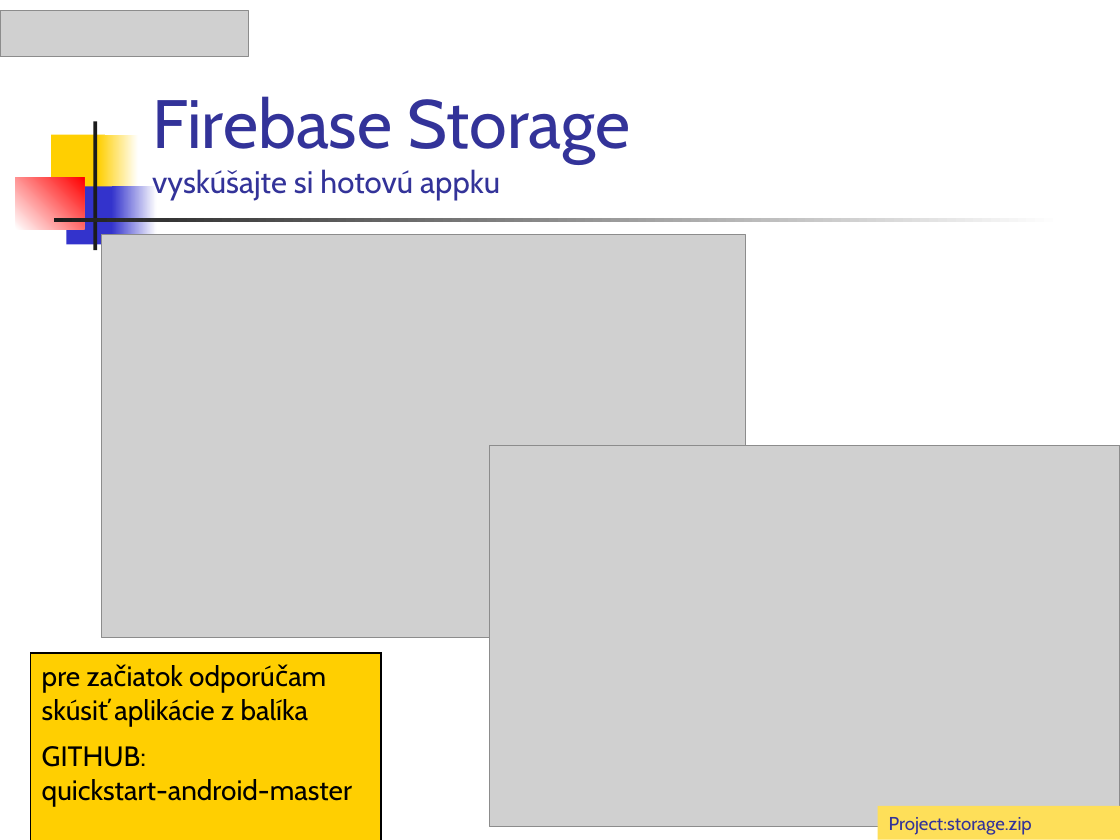
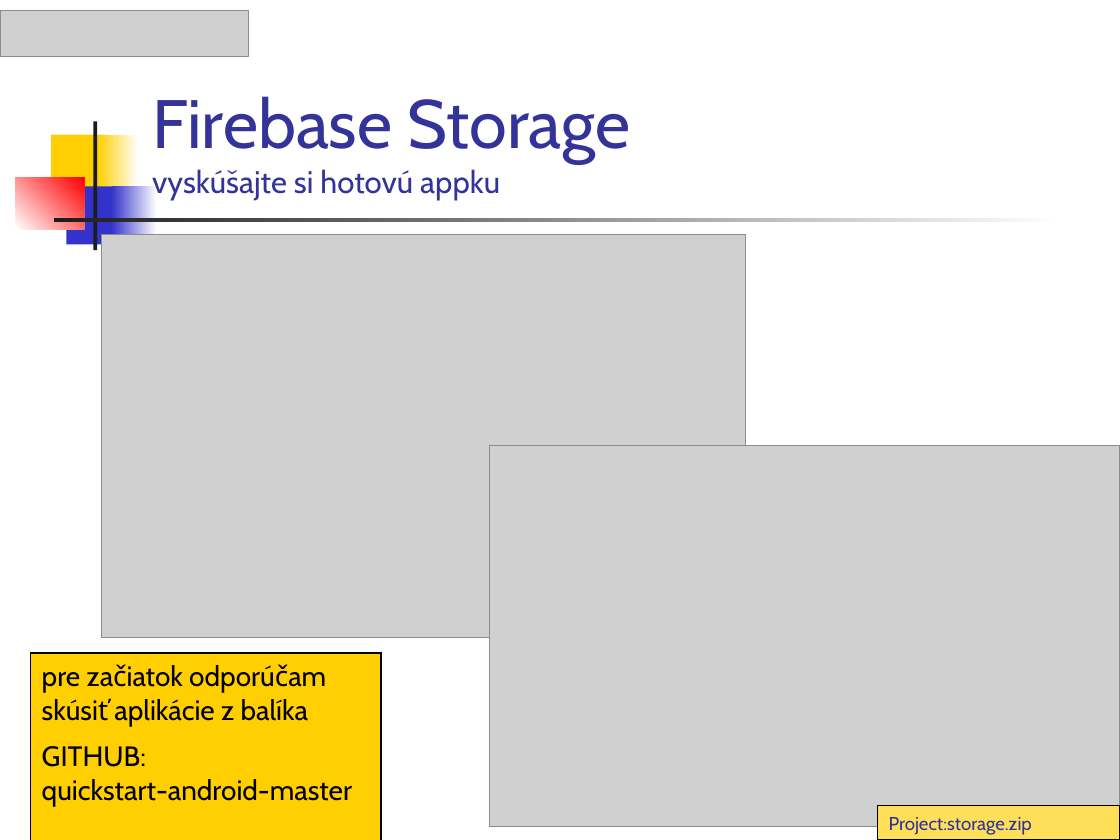
Before and after one commit to vmandro/Prednasky, a slide deck: slide 49 of 12/12_Android.ppt (slide 48 before the commit). Drawn at 1120x840 pixels with LibreOffice and Linux fonts; fonts in the diff are those of the drawing; grey boxes stand for pictures. Boxes give left, top, right and bottom in pixels: in the first picture for what was removed or moved away, otherwise in the second. Text is boxed around its words. In the diff, an @@ line names an element or a change of style, - is before the commit and + after.

```diff
--- a/12/12_Android.ppt
+++ b/12/12_Android.ppt
@@ rectangle "Project:storage.zip" at [878,806,1120,840]: outline none to #000000 0.74 pt @@
```
Also in this commit, not shown: 18 other slides changed, 1 slide added, 1 other file.
